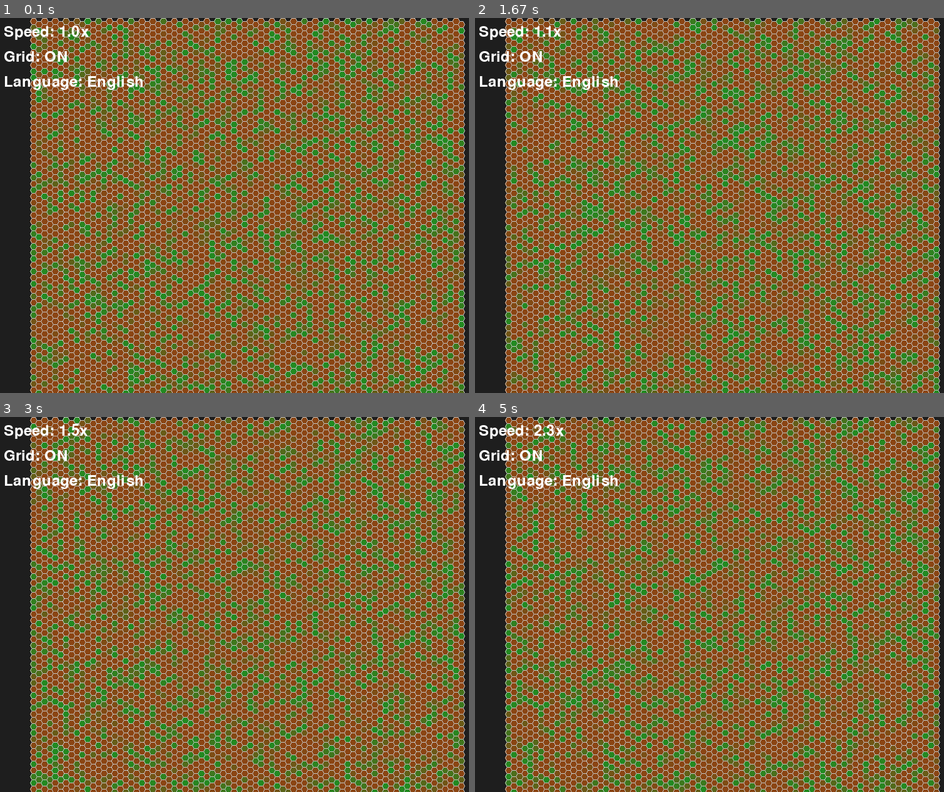
Above: before the commit, frames 1-4 (two rows, left to right).
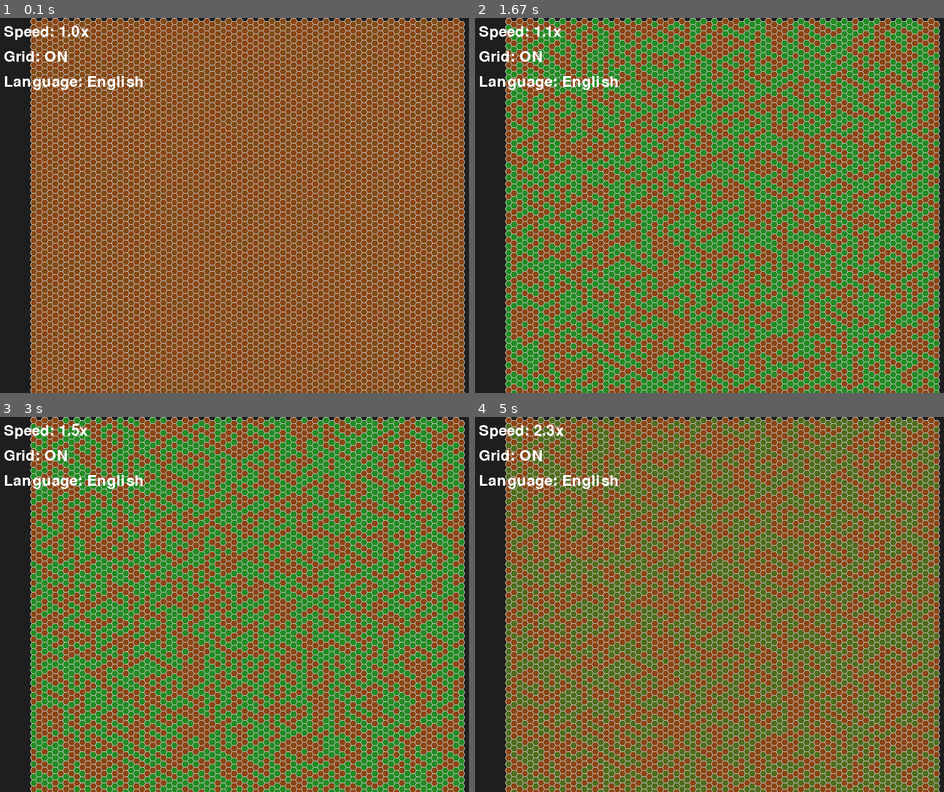
Above: after the commit, the same moments.

Repository: joselc/life-sim-first-try
Game: pygame game, started from main.py
Two runs of this game, one before a commit and one after it. Both use one fixed random seed, a clock stepped at 60 frames per second and the inputs below.
Inputs:
- Up to frame 1 (0.1 s): no input
- Up to frame 2 (1.67 s): tap + at 0.83 s; tap G at 1.17, 1.5 s
- Up to frame 3 (3 s): tap + at 1.83, 2.23, 2.53, 2.73 s
- Up to frame 4 (5 s): tap + at 3.07, 3.15, 3.37, 3.57, 3.87, 4.13, 4.47, 4.55, 4.77, 4.9 s; tap - at 3.65, 4.98 s

The runs differ from the first frame. In frame 1, 24% of the frame differs, in the area x 6-100%, y 0-100%; in frame 2, 25%; in frame 3, 27%; in frame 4, 26%.

Commit message:
feat: new states for plants

Diff:
--- a/main.py
+++ b/main.py
@@ -28,6 +28,8 @@
     state_manager = GameStateManager()
 
     running = True
+    last_time = pygame.time.get_ticks() / 1000.0
+
     while running:
         # Handle events
         for event in pygame.event.get():
@@ -37,10 +39,14 @@
             elif state_manager.handle_input(event):
                 running = False  # Quit if state manager returns True
 
+        # Calculate time delta
+        current_time = pygame.time.get_ticks() / 1000.0
+        dt = current_time - last_time
+        last_time = current_time
+
         # Update game state if not paused
-        current_time = pygame.time.get_ticks() / 1000.0
         if state_manager.current_state == state_manager.current_state.RUNNING:
-            mesh.update(current_time * state_manager.simulation_speed)
+            mesh.update(dt * state_manager.simulation_speed)
 
         # Draw everything
         renderer.begin_frame()
--- a/src/hexagons/plant.py
+++ b/src/hexagons/plant.py
@@ -1,22 +1,19 @@
 """Plant cell implementation for the life simulation."""
 
-import math
-import random
 from typing import Tuple
 from .base import Hexagon
 from ..config import COLORS
+from .plant_states import PlantStateManager
 
 
 class PlantHexagon(Hexagon):
     """A hexagonal cell representing a plant in the life simulation.
 
-    This class implements a plant cell that changes color over time,
-    simulating growth and decay cycles. The color oscillates between
-    brown and green based on a sinusoidal function with a random phase.
+    This class implements a plant cell that changes over time based on its state,
+    simulating growth, maturity, flowering, and decay cycles.
 
     Attributes:
-        phase (float): Random phase offset for the color oscillation
-        t (float): Current simulation time
+        state_manager (PlantStateManager): Manages the plant's lifecycle states
     """
 
     def __init__(self, cx: float, cy: float, a: float) -> None:
@@ -28,32 +25,32 @@
             a (float): Length of the hexagon's side
         """
         super().__init__(cx, cy, a)
-        self.phase = random.uniform(0, 2 * math.pi)
-        self.t = 0
+        self.state_manager = PlantStateManager()
 
     def update(self, t: float) -> None:
         """Update the plant's state based on the current simulation time.
 
-        Updates the internal time tracker used for color oscillation.
+        Updates the plant's state manager to handle lifecycle transitions.
 
         Args:
             t (float): Current simulation time in seconds
         """
-        self.t = t
+        self.state_manager.update(t)
 
     @property
     def color(self) -> Tuple[int, int, int]:
-        """Get the current color of the plant.
+        """Get the current color of the plant based on its state.
 
-        The color oscillates between brown and green based on the current time
-        and phase offset.
+        The color transitions between brown and green based on the plant's
+        current state and health/growth factors.
 
         Returns:
             Tuple[int, int, int]: RGB color values
         """
         green = COLORS['GREEN']
         brown = COLORS['BROWN']
-        factor = 0.5 * (1 + math.sin(self.t + self.phase))
+        factor = self.state_manager.color_factor
+
         return (
             int(brown[0] * (1 - factor) + green[0] * factor),
             int(brown[1] * (1 - factor) + green[1] * factor),
--- /dev/null
+++ b/src/hexagons/plant_states.py
@@ -0,0 +1,96 @@
+"""Plant states and state management for the life simulation."""
+
+from enum import Enum, auto
+
+
+class PlantState(Enum):
+    """States that a plant can be in during its lifecycle.
+
+    States:
+        SEED: Initial state, not yet grown
+        GROWING: Plant is growing but not mature
+        MATURE: Plant is fully grown and healthy
+        DYING: Plant is losing health and will eventually die
+        DEAD: Plant has died and will be replaced by ground
+    """
+    SEED = auto()
+    GROWING = auto()
+    MATURE = auto()
+    DYING = auto()
+    DEAD = auto()
+
+
+class PlantStateManager:
+    """Manages state transitions and behaviors for plants.
+
+    This class handles the rules for how plants transition between states
+    and what behaviors they exhibit in each state.
+
+    Attributes:
+        state (PlantState): Current state of the plant
+        time_in_state (float): How long the plant has been in current state
+        health (float): Plant's health from 0.0 to 1.0
+        growth (float): Plant's growth progress from 0.0 to 1.0
+    """
+
+    # State transition thresholds
+    GROWTH_THRESHOLD = 1.0  # Time needed to reach mature state
+    MATURE_MAX_TIME = 5.0   # Maximum time before dying starts
+    DYING_DURATION = 3.0    # How long it takes to die
+
+    def __init__(self):
+        """Initialize the plant state manager."""
+        self.state = PlantState.SEED
+        self.time_in_state = 0.0
+        self.health = 1.0
+        self.growth = 0.0
+
+    def update(self, dt: float) -> None:
+        """Update the plant's state based on time passed.
+
+        Args:
+            dt (float): Time passed since last update in seconds
+        """
+        self.time_in_state += dt
+
+        if self.state == PlantState.SEED:
+            # Start growing immediately
+            self.state = PlantState.GROWING
+            self.time_in_state = 0.0
+
+        elif self.state == PlantState.GROWING:
+            # Update growth progress
+            self.growth = min(1.0, self.time_in_state / self.GROWTH_THRESHOLD)
+            if self.growth >= 1.0:
+                self.state = PlantState.MATURE
+                self.time_in_state = 0.0
+
+        elif self.state == PlantState.MATURE:
+            # After max time, start dying
+            if self.time_in_state > self.MATURE_MAX_TIME:
+                self.state = PlantState.DYING
+                self.time_in_state = 0.0
+
+        elif self.state == PlantState.DYING:
+            # Gradually reduce health until death
+            self.health = max(0.0, 1.0 - (self.time_in_state / self.DYING_DURATION))
+            if self.health <= 0:
+                self.state = PlantState.DEAD
+                self.time_in_state = 0.0
+
+    @property
+    def color_factor(self) -> float:
+        """Get the color interpolation factor based on state.
+
+        Returns:
+            float: Factor from 0.0 to 1.0 for color interpolation
+        """
+        if self.state == PlantState.GROWING:
+            return self.growth
+        elif self.state == PlantState.MATURE:
+            return 1.0
+        elif self.state == PlantState.DYING:
+            return self.health
+        elif self.state == PlantState.DEAD:
+            return 0.0
+        return 0.0
--- a/tests/hexagons/test_plant.py
+++ b/tests/hexagons/test_plant.py
@@ -1,8 +1,8 @@
 """Unit tests for the PlantHexagon class."""
 
 import unittest
-import math
 from src.hexagons.plant import PlantHexagon
+from src.hexagons.plant_states import PlantState
 from tests.test_config import MOCK_CELL_SIZE, MOCK_COLORS
 
 
@@ -16,43 +16,73 @@
         self.assertEqual(self.plant.cx, 50)
         self.assertEqual(self.plant.cy, 50)
         self.assertEqual(self.plant.a, MOCK_CELL_SIZE)
-        self.assertEqual(self.plant.t, 0)
-        self.assertTrue(0 <= self.plant.phase <= 2 * math.pi)
+        self.assertEqual(self.plant.state_manager.state, PlantState.SEED)
+        self.assertEqual(self.plant.state_manager.time_in_state, 0.0)
+        self.assertEqual(self.plant.state_manager.health, 1.0)
+        self.assertEqual(self.plant.state_manager.growth, 0.0)
 
-    def test_update(self):
-        """Test that update method correctly updates time."""
-        test_time = 1.5
-        self.plant.update(test_time)
-        self.assertEqual(self.plant.t, test_time)
+    def test_lifecycle(self):
+        """Test that plant goes through its lifecycle states correctly."""
+        # Start as seed
+        self.assertEqual(self.plant.state_manager.state, PlantState.SEED)
 
-    def test_color_oscillation(self):
-        """Test that color oscillates between brown and green."""
+        # Update should transition to growing immediately
+        self.plant.update(0.1)
+        self.assertEqual(self.plant.state_manager.state, PlantState.GROWING)
+
+        # Should be growing for a while
+        self.plant.update(0.5)
+        self.assertEqual(self.plant.state_manager.state, PlantState.GROWING)
+        self.assertGreater(self.plant.state_manager.growth, 0.0)
+
+        # After growth threshold, should be mature
+        self.plant.update(0.5)  # Complete growth
+        self.assertEqual(self.plant.state_manager.state, PlantState.MATURE)
+
+        # Should stay mature for a while
+        self.plant.update(self.plant.state_manager.MATURE_MAX_TIME - 0.1)
+        self.assertEqual(self.plant.state_manager.state, PlantState.MATURE)
+
+        # Eventually should start dying
+        self.plant.update(0.2)  # Push over max time
+        self.assertEqual(self.plant.state_manager.state, PlantState.DYING)
+
+        # Finally should die
+        self.plant.update(self.plant.state_manager.DYING_DURATION)
+        self.assertEqual(self.plant.state_manager.state, PlantState.DEAD)
+
+    def test_color_transitions(self):
+        """Test that color changes appropriately with state transitions."""
         green = MOCK_COLORS['GREEN']
         brown = MOCK_COLORS['BROWN']
 
-        # Test at t=0 with phase=0 (should be middle color)
-        self.plant.t = 0
-        self.plant.phase = 0
-        color = self.plant.color
-        self.assertEqual(len(color), 3)  # RGB color
-        for i in range(3):
-            expected = (brown[i] + green[i]) // 2
-            self.assertAlmostEqual(color[i], expected, delta=1)
+        # Start as seed (should be brown)
+        self.assertEqual(self.plant.state_manager.state, PlantState.SEED)
+        self.assertEqual(self.plant.state_manager.color_factor, 0.0)
 
-        # Test at t=pi/2 with phase=0 (should be greener)
-        self.plant.t = math.pi/2
-        color = self.plant.color
-        # At least one color component should be closer to green than to brown
-        differences = [abs(color[i] - green[i]) - abs(color[i] - brown[i]) for i in range(3)]
-        self.assertTrue(any(diff < 0 for diff in differences),
-                       "Color should be closer to green in at least one component")
+        # Growing should transition towards green
+        self.plant.update(0.1)  # Start growing
+        self.plant.update(0.5)  # Progress growth
+        self.assertEqual(self.plant.state_manager.state, PlantState.GROWING)
+        self.assertGreater(self.plant.state_manager.growth, 0.0)
+        self.assertLess(self.plant.state_manager.growth, 1.0)
 
-        # Test at t=pi with phase=0 (should be back to middle)
-        self.plant.t = math.pi
-        color = self.plant.color
-        for i in range(3):
-            expected = (brown[i] + green[i]) // 2
-            self.assertAlmostEqual(color[i], expected, delta=1)
+        # Mature should be most green
+        self.plant.update(0.5)  # Complete growth
+        self.assertEqual(self.plant.state_manager.state, PlantState.MATURE)
+        self.assertEqual(self.plant.state_manager.color_factor, 1.0)
+
+        # Dying should transition back to brown
+        self.plant.update(self.plant.state_manager.MATURE_MAX_TIME + 0.1)  # Start dying
+        self.plant.update(self.plant.state_manager.DYING_DURATION / 2)  # Half dead
+        self.assertEqual(self.plant.state_manager.state, PlantState.DYING)
+        self.assertLess(self.plant.state_manager.color_factor, 1.0)
+
+    def assertColorCloserTo(self, color, target, other):
+        """Assert that color is closer to target than to other color."""
+        target_dist = sum((c1 - c2) ** 2 for c1, c2 in zip(color, target))
+        other_dist = sum((c1 - c2) ** 2 for c1, c2 in zip(color, other))
+        self.assertLess(target_dist, other_dist)
 
 
 if __name__ == '__main__':
--- /dev/null
+++ b/tests/hexagons/test_plant_states.py
@@ -0,0 +1,145 @@
+"""Unit tests for the plant state management system."""
+
+import unittest
+from src.hexagons.plant_states import PlantState, PlantStateManager
+
+
+class TestPlantStateManager(unittest.TestCase):
+    def setUp(self):
+        """Set up test fixtures before each test method."""
+        self.manager = PlantStateManager()
+
+    def test_initialization(self):
+        """Test that state manager initializes with correct values."""
+        self.assertEqual(self.manager.state, PlantState.SEED)
+        self.assertEqual(self.manager.time_in_state, 0.0)
+        self.assertEqual(self.manager.health, 1.0)
+        self.assertEqual(self.manager.growth, 0.0)
+
+    def test_seed_to_growing_transition(self):
+        """Test immediate transition from seed to growing state."""
+        self.assertEqual(self.manager.state, PlantState.SEED)
+        self.manager.update(0.1)
+        self.assertEqual(self.manager.state, PlantState.GROWING)
+        self.assertEqual(self.manager.time_in_state, 0.0)
+
+    def test_growth_progression(self):
+        """Test that growth progresses correctly over time."""
+        # Start growing
+        self.manager.update(0.1)
+        self.assertEqual(self.manager.state, PlantState.GROWING)
+
+        # Partial growth
+        self.manager.update(0.5)  # Half of GROWTH_THRESHOLD
+        self.assertEqual(self.manager.state, PlantState.GROWING)
+        self.assertAlmostEqual(self.manager.growth, 0.5, places=2)
+
+        # Complete growth
+        self.manager.update(0.5)  # Rest of GROWTH_THRESHOLD
+        self.assertEqual(self.manager.state, PlantState.MATURE)
+        self.assertEqual(self.manager.growth, 1.0)
+
+    def test_mature_to_dying_transition(self):
+        """Test transition from mature to dying state."""
+        # Get to mature state
+        self.manager.update(0.1)  # Seed -> Growing
+        self.manager.update(1.0)  # Complete growth
+        self.assertEqual(self.manager.state, PlantState.MATURE)
+
+        # Not enough time passed for dying
+        self.manager.update(self.manager.MATURE_MAX_TIME - 0.1)
+        self.assertEqual(self.manager.state, PlantState.MATURE)
+
+        # Enough time passed, should start dying
+        self.manager.update(0.2)  # Push over the threshold
+        self.assertEqual(self.manager.state, PlantState.DYING)
+
+    def test_dying_progression(self):
+        """Test that health decreases correctly while dying."""
+        # Get to dying state
+        self.manager.update(0.1)  # Seed -> Growing
+        self.manager.update(1.0)  # Complete growth
+        self.manager.update(self.manager.MATURE_MAX_TIME + 0.1)  # Start dying
+        self.assertEqual(self.manager.state, PlantState.DYING)
+        self.assertEqual(self.manager.health, 1.0)
+
+        # Half-way through dying
+        self.manager.update(self.manager.DYING_DURATION / 2)
+        self.assertAlmostEqual(self.manager.health, 0.5, places=2)
+
+        # Complete death
+        self.manager.update(self.manager.DYING_DURATION / 2)
+        self.assertEqual(self.manager.state, PlantState.DEAD)
+        self.assertEqual(self.manager.health, 0.0)
+
+    def test_color_factor(self):
+        """Test that color factor is appropriate for each state."""
+        # Seed state
+        self.assertEqual(self.manager.color_factor, 0.0)
+
+        # Growing state
+        self.manager.update(0.1)  # Seed -> Growing
+        self.manager.update(0.5)  # Half growth
+        self.assertAlmostEqual(self.manager.color_factor, 0.5, places=2)
+
+        # Mature state
+        self.manager.update(0.5)  # Complete growth
+        self.assertEqual(self.manager.color_factor, 1.0)
+
+        # Dying state
+        self.manager.update(self.manager.MATURE_MAX_TIME + 0.1)  # Start dying
+        self.manager.update(self.manager.DYING_DURATION / 2)  # Half dead
+        self.assertAlmostEqual(self.manager.color_factor, 0.5, places=2)
+
+        # Dead state
+        self.manager.update(self.manager.DYING_DURATION / 2)  # Complete death
+        self.assertEqual(self.manager.color_factor, 0.0)
+
+    def test_time_tracking(self):
+        """Test that time in state is tracked correctly."""
+        # Time in seed state
+        initial_time = 0.5
+        self.manager.update(initial_time)
+        self.assertEqual(self.manager.time_in_state, 0.0)  # Reset on transition
+
+        # Time in growing state
+        growth_time = 0.3
+        self.manager.update(growth_time)
+        self.assertEqual(self.manager.time_in_state, growth_time)
+
+        # Accumulate more time
+        self.manager.update(growth_time)
+        self.assertEqual(self.manager.time_in_state, growth_time * 2)
+
+    def test_state_sequence(self):
+        """Test that states always follow the correct sequence."""
+        states_seen = []
+        last_state = None
+
+        # Run through entire lifecycle with smaller time steps
+        while self.manager.state != PlantState.DEAD:
+            current_state = self.manager.state
+            # Only record state when it changes
+            if current_state != last_state:
+                states_seen.append(current_state)
+                last_state = current_state
+            self.manager.update(0.2)  # Smaller time step for more controlled transitions
+
+        # Add final state
+        if self.manager.state not in states_seen:
+            states_seen.append(PlantState.DEAD)
+
+        # Verify sequence
+        expected_sequence = [
+            PlantState.SEED,
+            PlantState.GROWING,
+            PlantState.MATURE,
+            PlantState.DYING,
+            PlantState.DEAD
+        ]
+
+        self.assertEqual(states_seen, expected_sequence)
+
+
+if __name__ == '__main__':
+    unittest.main()
--- a/tests/mesh/test_hex_mesh.py
+++ b/tests/mesh/test_hex_mesh.py
@@ -4,6 +4,7 @@
 from src.mesh.hex_mesh import HexMesh
 from src.hexagons.plant import PlantHexagon
 from src.hexagons.ground import GroundHexagon
+from src.hexagons.plant_states import PlantState
 from tests.renderers.test_base import MockRenderer
 from tests.test_config import (
     MOCK_SCREEN_WIDTH,
@@ -57,13 +58,24 @@
 
     def test_update_propagation(self):
         """Test that update calls are propagated to all hexagons."""
-        test_time = 1.5
-        self.mesh.update(test_time)
+        # First update - transition from SEED to GROWING
+        self.mesh.update(0.1)
+
+        # Second update - allow for growth
+        self.mesh.update(0.5)
 
         # Check that all plant hexagons have been updated
+        plant_count = 0
         for hexagon in self.mesh.hexagons:
             if isinstance(hexagon, PlantHexagon):
-                self.assertEqual(hexagon.t, test_time)
+                plant_count += 1
+                # Plants should have moved past SEED state and started growing
+                self.assertEqual(hexagon.state_manager.state, PlantState.GROWING)
+                self.assertGreater(hexagon.state_manager.growth, 0.0)
+                self.assertLess(hexagon.state_manager.growth, 1.0)
+
+        # Ensure we actually tested some plants
+        self.assertGreater(plant_count, 0)
 
     def test_rendering(self):
         """Test that all hexagons can be rendered."""
--- a/tests/test_i18n_integration.py
+++ b/tests/test_i18n_integration.py
@@ -20,6 +20,7 @@
             'controls.speed': 'MOCK_SPEED',
             'controls.escape': 'MOCK_ESCAPE',
             'controls.quit': 'MOCK_QUIT',
+            'controls.language': 'MOCK_LANGUAGE',
             'state.paused': 'MOCK_PAUSED_STATE',
             'state.press_h_for_help': 'MOCK_PRESS_H',
             'state.controls': 'MOCK_CONTROLS_TITLE',
@@ -53,7 +54,8 @@
             ('G', 'MOCK_GRID'),
             ('+/-', 'MOCK_SPEED'),
             ('ESC', 'MOCK_ESCAPE'),
-            ('Q', 'MOCK_QUIT'),
+            ('L', 'MOCK_LANGUAGE'),
+            ('Q', 'MOCK_QUIT')
         ]
 
         self.assertEqual(len(self.manager.controls), len(expected_controls))
